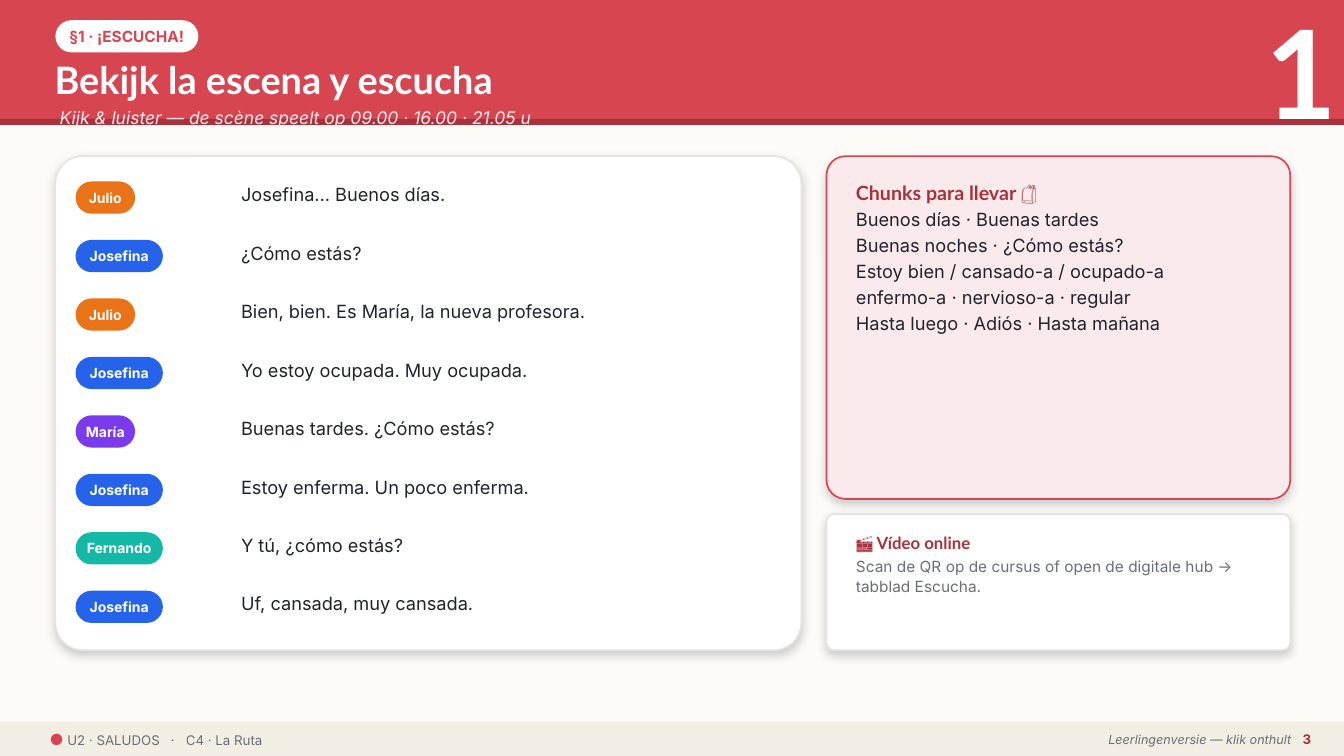
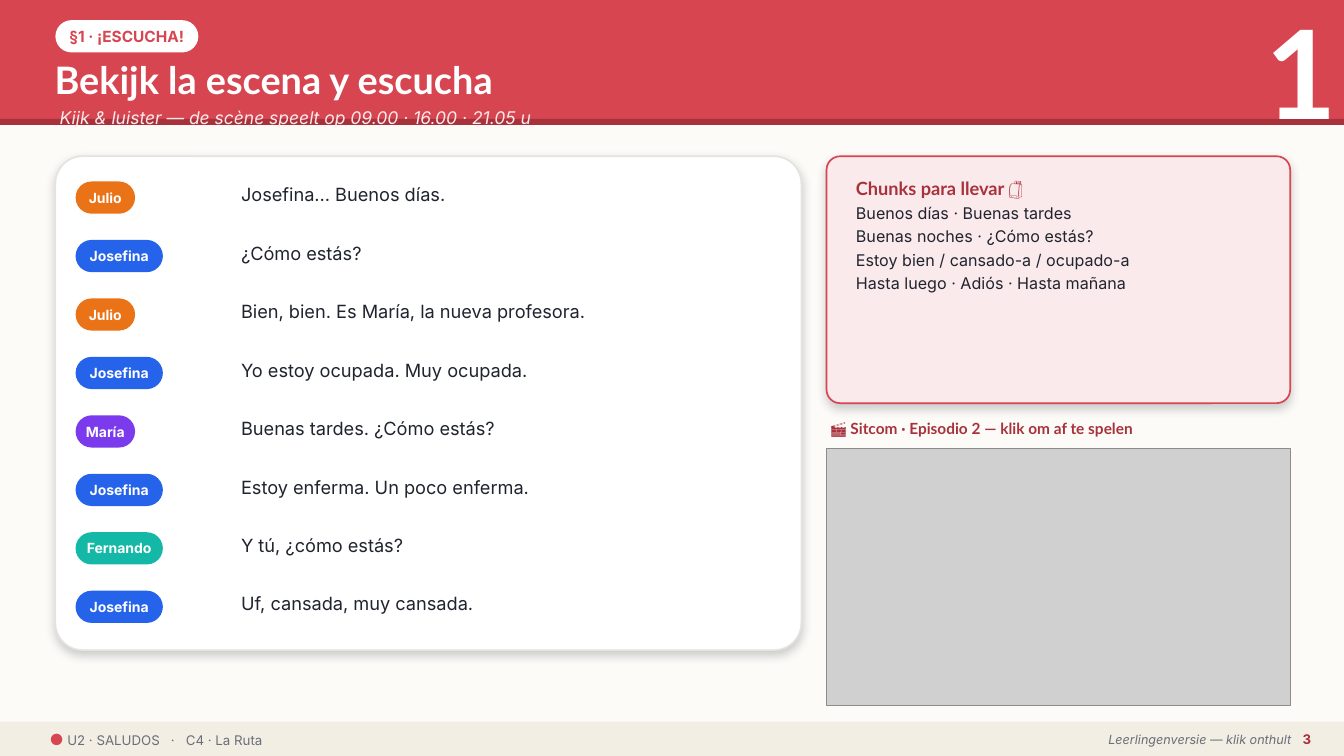
Before and after one commit to WimWuyts/espa-ol-en-la-pr-ctica, a slide deck: slide 3 of 03-build/pptx/C4_U2_alumno.pptx. Drawn at 1344x756 pixels with LibreOffice and Linux fonts; fonts in the diff are those of the drawing; grey boxes stand for pictures. Boxes give left, top, right and bottom in pixels: in the first picture for what was removed or moved away, otherwise in the second. Text is boxed around its words. In the diff, an @@ line names an element or a change of style, - is before the commit and + after.

```diff
--- a/03-build/pptx/C4_U2_alumno.pptx
+++ b/03-build/pptx/C4_U2_alumno.pptx
@@ rounded rectangle: place and size @@
-rounded rectangle at <box>827,156,1291,499</box>
+rounded rectangle at <box>827,156,1291,403</box>
@@ text "Chunks para llevar 🎒" at <box>856,181,1129,293</box>: size 14 to 13 pt in "Chunks para llevar 🎒"; size 13 to 11.5 pt in "Buenos días · Buenas tardes", "Buenas noches · ¿Cómo estás?", "Estoy bien / cansado-a / ocupado-a", "Hasta luego · Adiós · Hasta mañana" @@
@@ text at <box>856,290,1130,308</box>: paragraph removed @@
-enfermo-a · nervioso-a · regular
@@ picture added at <box>827,449,1291,706</box> @@
@@ text added at <box>850,422,1133,437</box>, 11 pt, text #A8323B, bold @@
+🎬 Sitcom · Episodio 2 — klik om af te spelen
@@ rounded rectangle removed at <box>827,514,1291,650</box> @@
@@ text removed at <box>856,536,1213,592</box> @@
-🎬 Vídeo online
-Scan de QR op de cursus of open de digitale hub → tabblad Escucha.
```
Also in this commit, not shown: 12 other files.
